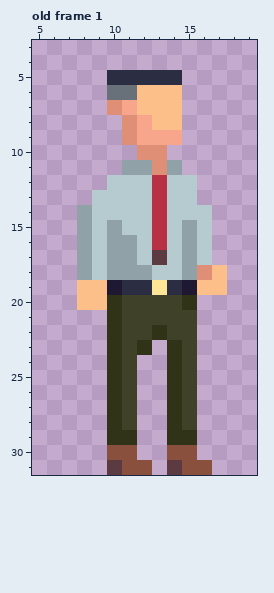
Pixel-art file, stored at Assets/NPCs/Boss.ase. Above, as it was before the edit.
24x32 pixels, 1 frame. Shown: old frame 1: x 5..19, y 3..31. The commit also changed other frames, which this record leaves out.
Once edited:
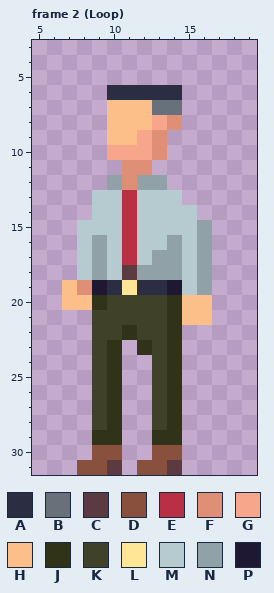
Palette (. is transparent): A #2b2e42  B #68717a  C #5c3a41  D #8a503e  E #b92f43  F #e08f77  G #f7a58b  H #fcbf8a  J #303318  K #3f4229  L #ffe596  M #b6cbcf  N #90a1a8  P #1f1833
A new or re-ordered frame is compared with the old frame closest to it.
Changes in this commit:
frames 1 -> 2
--- frame 2 (Loop) is new; against old frame 1, layer "Layer"
@@ x 5..19 @@
  4 ...............
- 5 .....AAAAA.....
- 6 .....BBHHH.....
- 7 .....FGHHH.....
- 8 ......FGHH.....
- 9 ......FGGG.....
-10 .......FF......
-11 ......NNFN.....
-12 .....MMMEMM....
-13 ....MMMMEMM....
-14 ...NMMMMEMMM...
-15 ...NMNMMEMNM...
-16 ...NMNNMEMNM...
-17 ...NMNNMCMNM...
-18 ...NMNNNMMNFH..
-19 ...HHPAALAPHH..
-20 ...HHJKKKKJ....
-21 .....JKKKKK....
-22 .....JKKJKK....
-23 .....JKJ.JK....
-24 .....JK..JK....
-25 .....JK..JK....
-26 .....JK..JK....
-27 .....JK..JK....
-28 .....JK..JK....
-29 .....JJ..JJ....
-30 .....DD..DD....
-31 .....CDD.CDD...
+ 5 ...............
+ 6 .....AAAAA.....
+ 7 .....HHHBB.....
+ 8 .....HHHGF.....
+ 9 .....HHGF......
+10 .....GGGF......
+11 ......FF.......
+12 .....NFNN......
+13 ....MMEMMM.....
+14 ....MMEMMMM....
+15 ...MMMEMMMMN...
+16 ...MNMEMMNMN...
+17 ...MNMEMNNMN...
+18 ...MNMCNNNMN...
+19 ..HFPALAAPMN...
+20 ..HHJKKKKJHH...
+21 ....KKKKKJHH...
+22 ....KKJKKJ.....
+23 ....KJ.JKJ.....
+24 ....KJ..KJ.....
+25 ....KJ..KJ.....
+26 ....KJ..KJ.....
+27 ....KJ..KJ.....
+28 ....KJ..KJ.....
+29 ....JJ..JJ.....
+30 ....DD..DD.....
+31 ...DDC.DDC.....
Pixel boxes of the changes (left, top, right, bottom) in both pictures:
changed: (62, 70, 227, 475)
